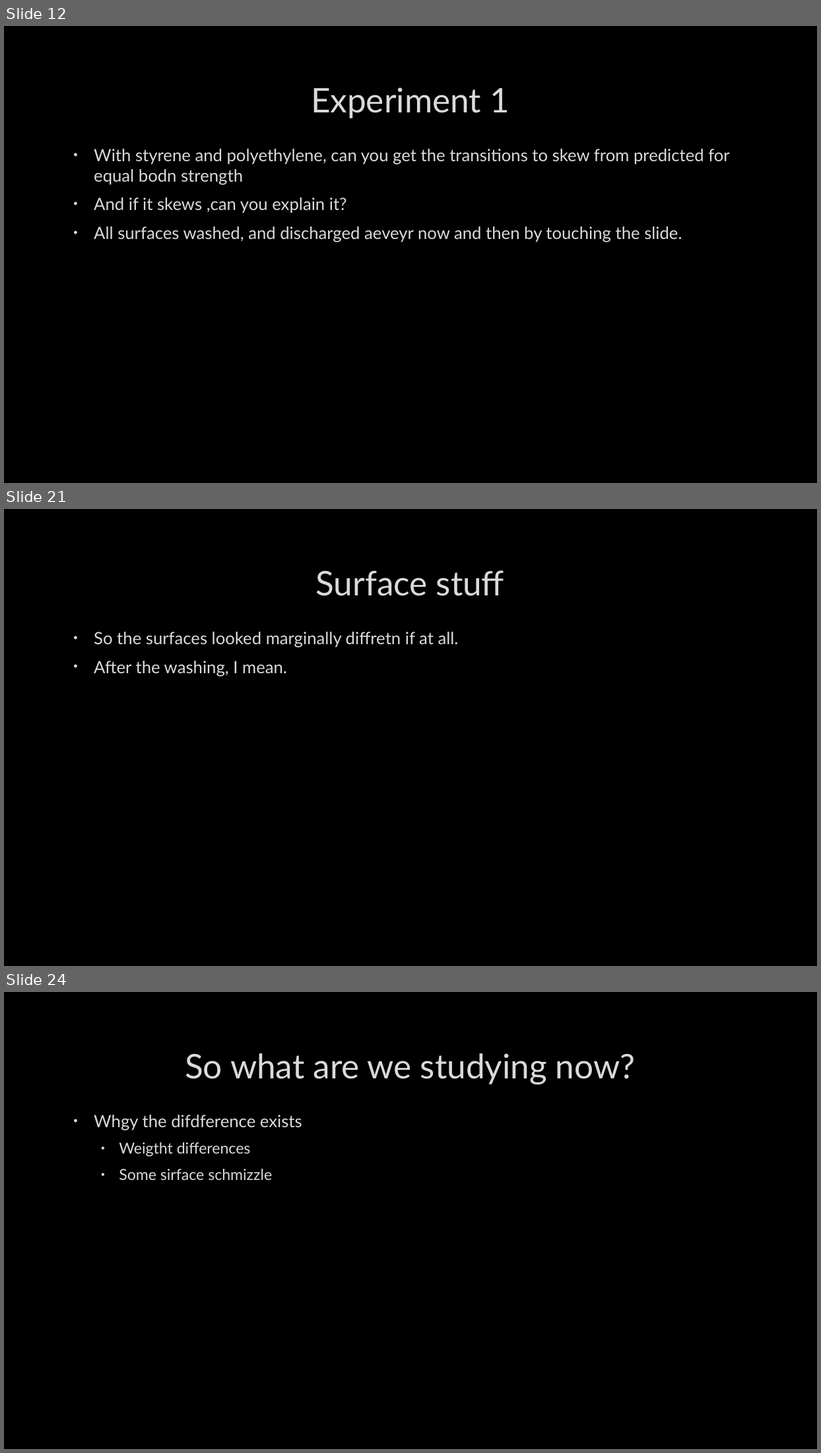
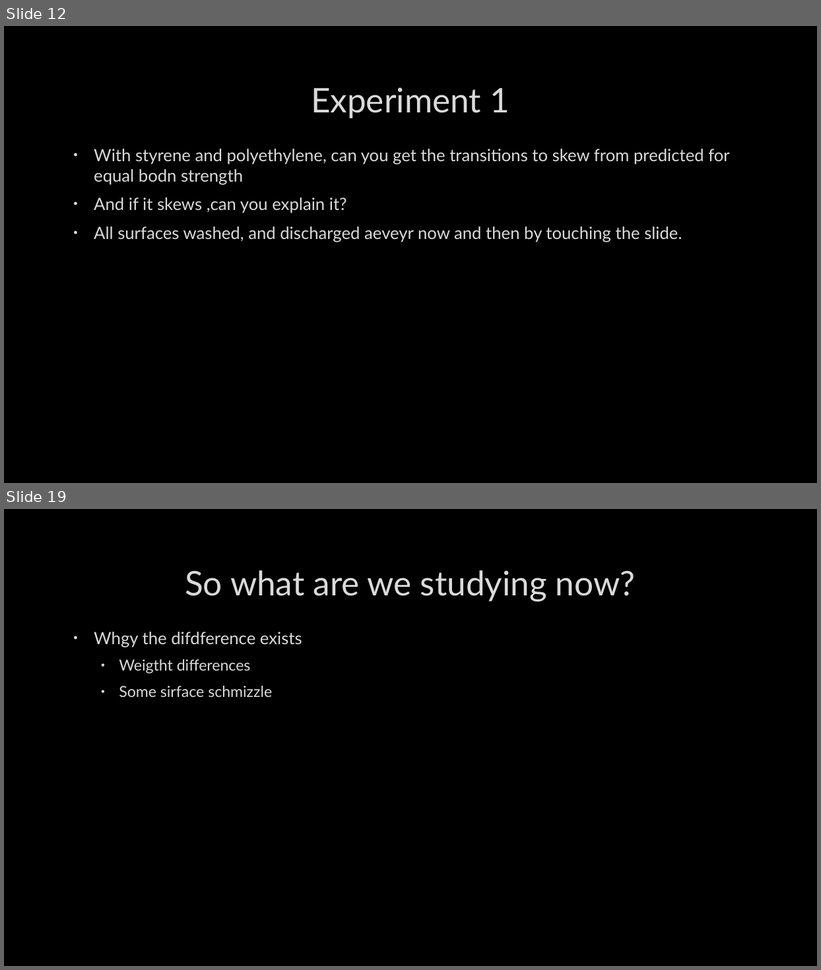
Before and after one commit to TchakamauRa/Soft-Matter, a slide deck: Backup copy.pptx. Shown one above the other, each under a label of ours: slides 12, 21 and 24 before the commit, slides 12 and 19 after it; the slides between them are not shown. The pictures are 821x1453 and 821x970 pixels, drawn with LibreOffice and Linux fonts; fonts in the diff are those of the drawing; background and template pictures are left out. Boxes give left, top, right and bottom in pixels: in the first picture for what was removed or moved away, otherwise in the second. Text is boxed around its words. In the diff, an @@ line names an element or a change of style, - is before the commit and + after.

```diff
--- a/Backup copy.pptx
+++ b/Backup copy.pptx
@@ slide 21 removed at (4, 509, 817, 966), background picture (left out) @@
@@ title removed at (316, 570, 504, 596) @@
-Surface stuff
@@ text removed at (94, 632, 459, 677) @@
-• So the surfaces looked marginally diffretn if at all.
-• After the washing, I mean.
@@ what was slide 24 is now slide 19 @@
```
Also in this commit, not shown: 6 slides changed, 4 other slides removed, 5 other files.
